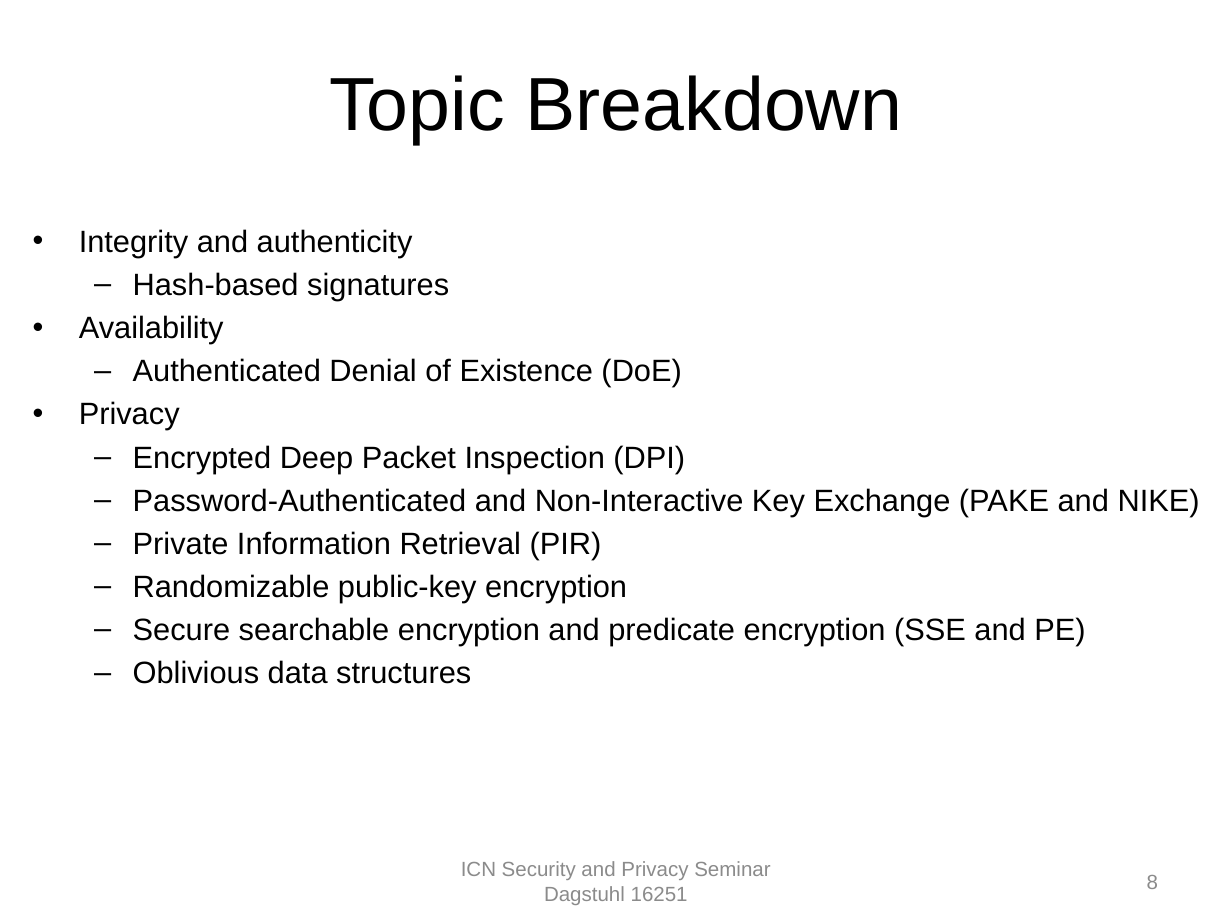
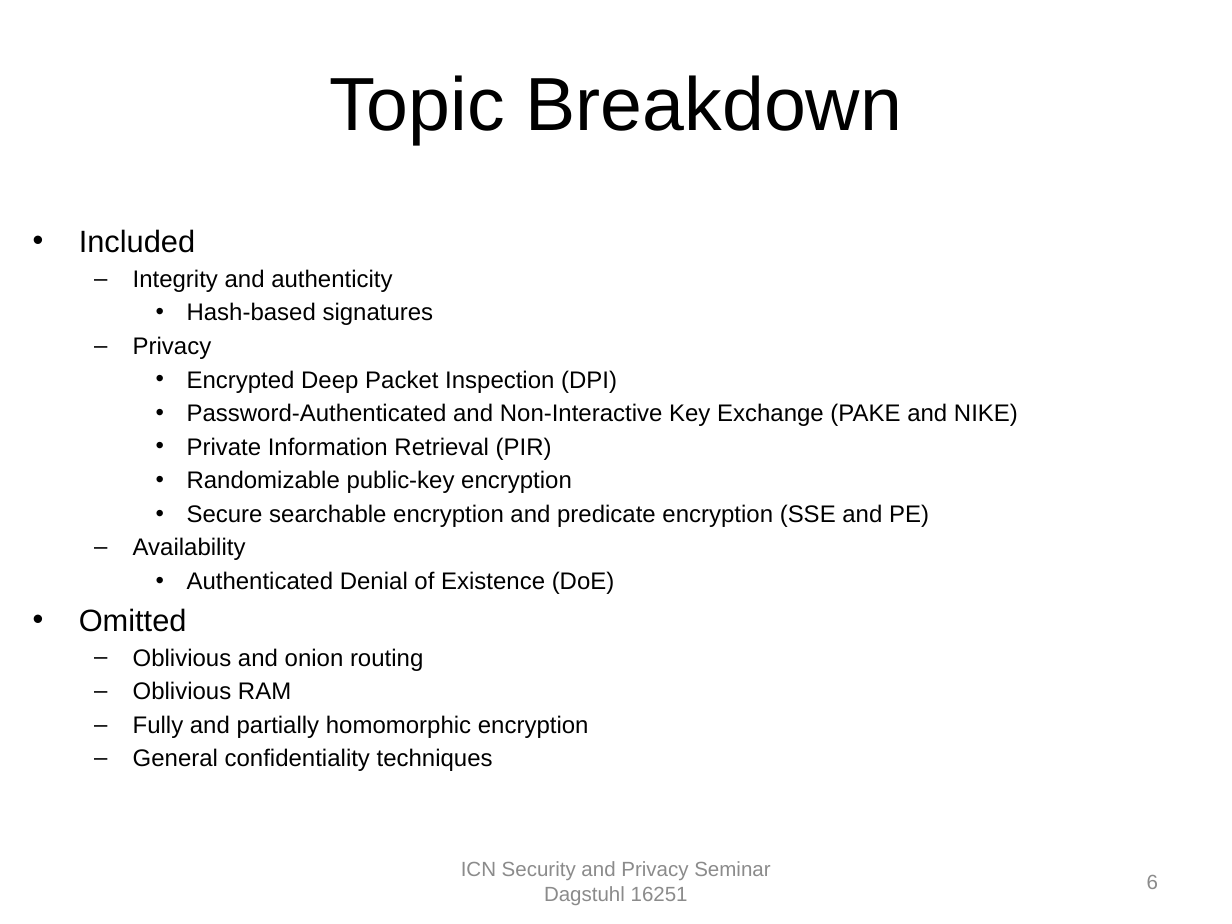
Before and after one commit to chris-wood/dagstuhl16-icn-privacy, a slide deck: slide 6 of talks/crypto_overview.pptx (slide 8 before the commit). Drawn at 1232x924 pixels with LibreOffice and Linux fonts; fonts in the diff are those of the drawing; background and template pictures are left out. Boxes give left, top, right and bottom in pixels: in the first picture for what was removed or moved away, otherwise in the second. Text is boxed around its words. In the diff, an @@ line names an element or a change of style, - is before the commit and + after.

```diff
--- a/talks/crypto_overview.pptx
+++ b/talks/crypto_overview.pptx
@@ text at [79, 229, 195, 253]: paragraph added @@
+• Included
@@ text at [133, 269, 1018, 527]: size 18 to 14 pt in "Integrity and authenticity", "Hash-based signatures", "Privacy", "Encrypted Deep Packet Inspection (DPI)" and 4 more places; bullet • to –; list level 1 to 2 in "Integrity and authenticity"; bullet – to •; list level 2 to 3 in "Hash-based signatures"; list level 1 to 2 in "Privacy"; list level 2 to 3 in "Encrypted Deep Packet Inspection (DPI)"; list level 2 to 3 in "Password-Authenticated and Non-Interactive Key Exchange ..."; list level 2 to 3 in "Private Information Retrieval (PIR)"; list level 2 to 3 in "Randomizable public-key encryption"; list level 2 to 3 in "Secure searchable encryption and predicate ..." @@
@@ text at [79, 315, 681, 387]: paragraphs removed @@
-• Availability
-  – Authenticated Denial of Existence (DoE)
@@ text at [79, 537, 615, 771]: text changed; size 18 to 14 pt @@
-  – Oblivious data structures
+  – Availability
+    • Authenticated Denial of Existence (DoE)
+• Omitted
+  – Oblivious and onion routing
+  – Oblivious RAM
+  – Fully and partially homomorphic encryption
+  – General confidentiality techniques
@@ page number at [1147, 875, 1158, 889]: text changed @@
-8
+6
```
Also in this commit, not shown: 27 other slides changed, 3 slides added, 14 slides removed.
